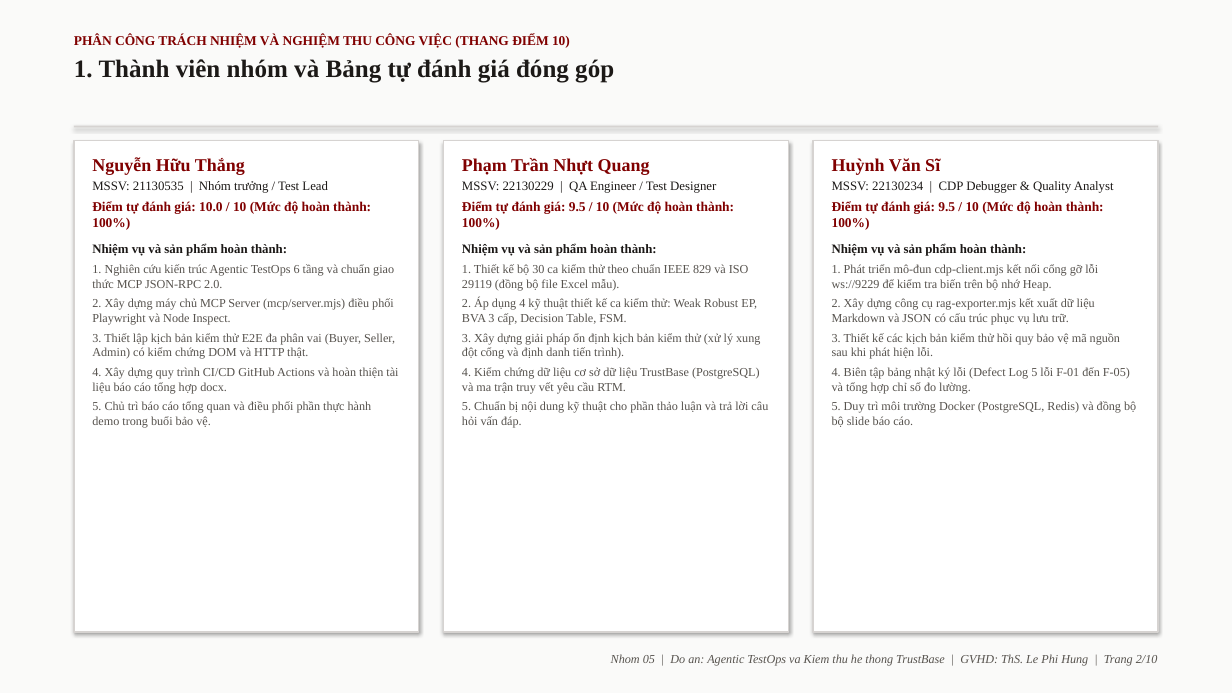
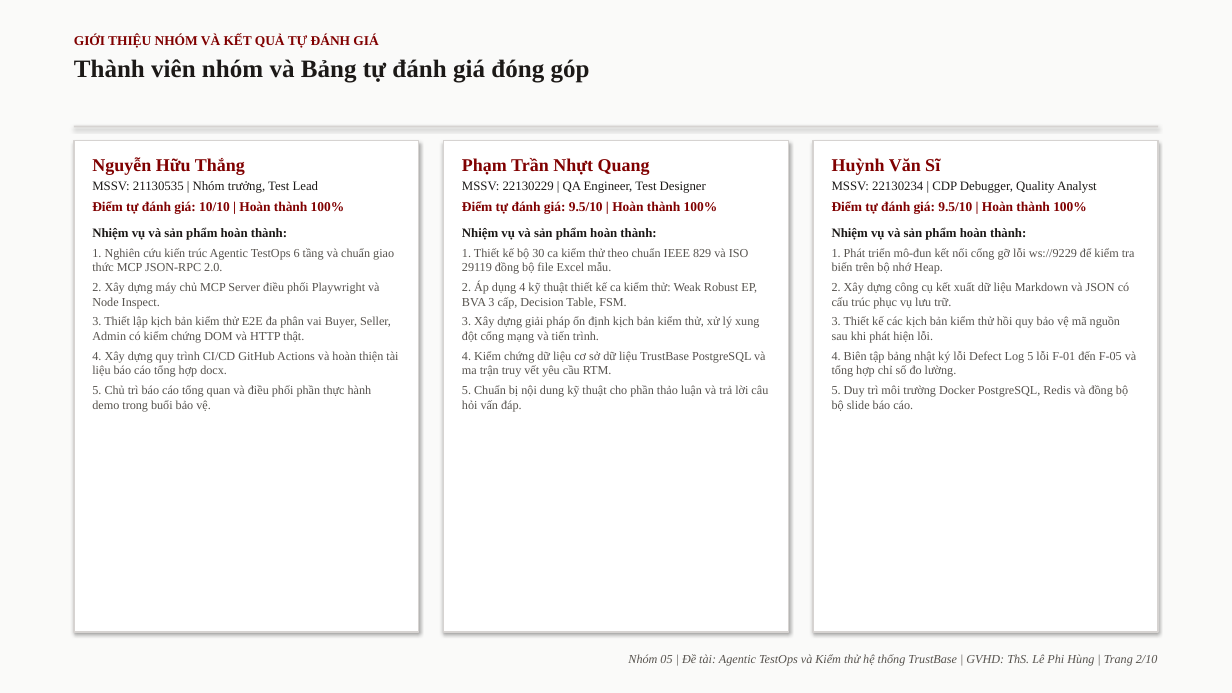
Before and after one commit to justpassingByte/agentic-test-ops, a slide deck: slide 2 of Nhom05_AgenticTestOps_ThuyetTrinh.pptx. Drawn at 1232x693 pixels with LibreOffice and Linux fonts; fonts in the diff are those of the drawing. Boxes give left, top, right and bottom in pixels: in the first picture for what was removed or moved away, otherwise in the second. Text is boxed around its words. In the diff, an @@ line names an element or a change of style, - is before the commit and + after.

Commit message:
docs: add university logo to word cover, integrate full excel data, clean dashes and parens in slides

```diff
--- a/Nhom05_AgenticTestOps_ThuyetTrinh.pptx
+++ b/Nhom05_AgenticTestOps_ThuyetTrinh.pptx
@@ text at [74,35,590,83]: text changed; size 10.5 to 19.5 pt; text colour #800000 to #1C1917 @@
-PHÂN CÔNG TRÁCH NHIỆM VÀ NGHIỆM THU CÔNG VIỆC (THANG ĐIỂM 10)
-1. Thành viên nhóm và Bảng tự đánh giá đóng góp
+GIỚI THIỆU NHÓM VÀ KẾT QUẢ TỰ ĐÁNH GIÁ
+Thành viên nhóm và Bảng tự đánh giá đóng góp
@@ text at [92,181,345,214]: text changed; size 10.5 to 10 pt; text colour #800000 to #1C1917; bold off @@
-MSSV: 21130535 | Nhóm trưởng / Test Lead
-Điểm tự đánh giá: 10.0 / 10 (Mức độ hoàn thành: 100%)
+MSSV: 21130535 | Nhóm trưởng, Test Lead
+Điểm tự đánh giá: 10/10 | Hoàn thành 100%
@@ text at [462,181,718,214]: text changed; size 10.5 to 10 pt; text colour #800000 to #1C1917; bold off @@
-MSSV: 22130229 | QA Engineer / Test Designer
-Điểm tự đánh giá: 9.5 / 10 (Mức độ hoàn thành: 100%)
+MSSV: 22130229 | QA Engineer, Test Designer
+Điểm tự đánh giá: 9.5/10 | Hoàn thành 100%
@@ text at [832,181,1097,214]: text changed; size 10.5 to 10 pt; text colour #800000 to #1C1917; bold off @@
-MSSV: 22130234 | CDP Debugger & Quality Analyst
-Điểm tự đánh giá: 9.5 / 10 (Mức độ hoàn thành: 100%)
+MSSV: 22130234 | CDP Debugger, Quality Analyst
+Điểm tự đánh giá: 9.5/10 | Hoàn thành 100%
@@ text at [462,248,749,274]: text changed @@
-1. Thiết kế bộ 30 ca kiểm thử theo chuẩn IEEE 829 và ISO 29119 (đồng bộ file Excel mẫu).
+1. Thiết kế bộ 30 ca kiểm thử theo chuẩn IEEE 829 và ISO 29119 đồng bộ file Excel mẫu.
@@ text at [832,248,1135,308]: text changed @@
-1. Phát triển mô-đun cdp-client.mjs kết nối cổng gỡ lỗi ws://9229 để kiểm tra biến trên bộ nhớ Heap.
-2. Xây dựng công cụ rag-exporter.mjs kết xuất dữ liệu Markdown và JSON có cấu trúc phục vụ lưu trữ.
+1. Phát triển mô-đun kết nối cổng gỡ lỗi ws://9229 để kiểm tra biến trên bộ nhớ Heap.
+2. Xây dựng công cụ kết xuất dữ liệu Markdown và JSON có cấu trúc phục vụ lưu trữ.
@@ text at [92,282,391,343]: text changed @@
-2. Xây dựng máy chủ MCP Server (mcp/server.mjs) điều phối Playwright và Node Inspect.
-3. Thiết lập kịch bản kiểm thử E2E đa phân vai (Buyer, Seller, Admin) có kiểm chứng DOM và HTTP thật.
+2. Xây dựng máy chủ MCP Server điều phối Playwright và Node Inspect.
+3. Thiết lập kịch bản kiểm thử E2E đa phân vai Buyer, Seller, Admin có kiểm chứng DOM và HTTP thật.
@@ text at [462,316,765,377]: text changed @@
-3. Xây dựng giải pháp ổn định kịch bản kiểm thử (xử lý xung đột cổng và định danh tiến trình).
-4. Kiểm chứng dữ liệu cơ sở dữ liệu TrustBase (PostgreSQL) và ma trận truy vết yêu cầu RTM.
+3. Xây dựng giải pháp ổn định kịch bản kiểm thử, xử lý xung đột cổng mạng và tiến trình.
+4. Kiểm chứng dữ liệu cơ sở dữ liệu TrustBase PostgreSQL và ma trận truy vết yêu cầu RTM.
@@ text at [832,351,1136,411]: text changed @@
-4. Biên tập bảng nhật ký lỗi (Defect Log 5 lỗi F-01 đến F-05) và tổng hợp chỉ số đo lường.
-5. Duy trì môi trường Docker (PostgreSQL, Redis) và đồng bộ bộ slide báo cáo.
+4. Biên tập bảng nhật ký lỗi Defect Log 5 lỗi F-01 đến F-05 và tổng hợp chỉ số đo lường.
+5. Duy trì môi trường Docker PostgreSQL, Redis và đồng bộ bộ slide báo cáo.
@@ text at [628,654,1158,666]: text changed @@
-Nhom 05 | Do an: Agentic TestOps va Kiem thu he thong TrustBase | GVHD: ThS. Le Phi Hung | Trang 2/10
+Nhóm 05 | Đề tài: Agentic TestOps và Kiểm thử hệ thống TrustBase | GVHD: ThS. Lê Phi Hùng | Trang 2/10
```
Also in this commit, not shown: 9 other slides changed, 1 other file.
